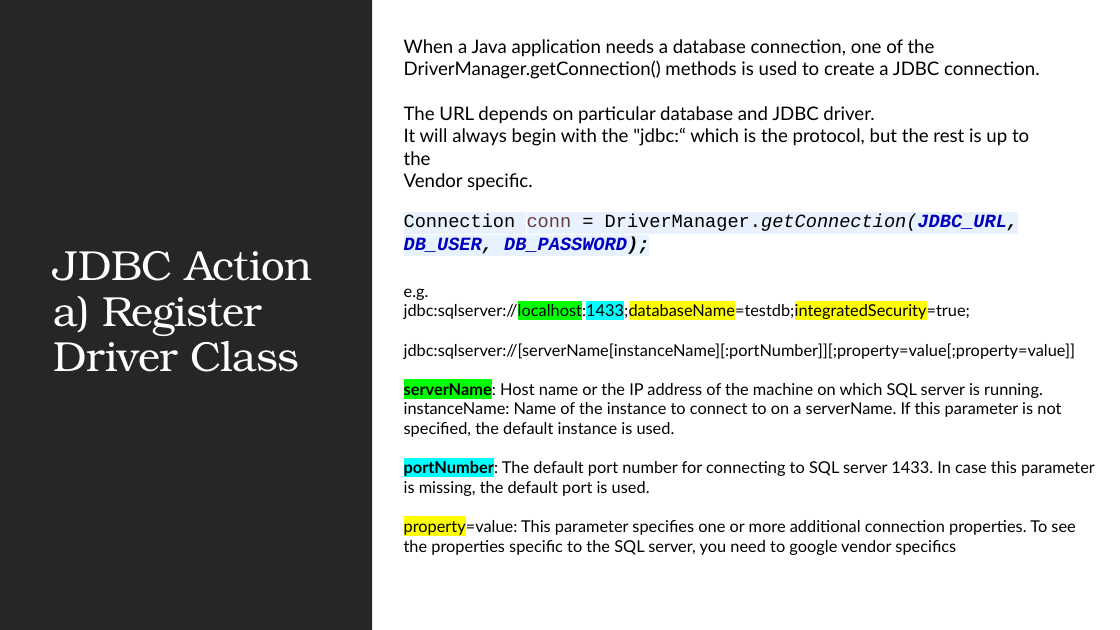
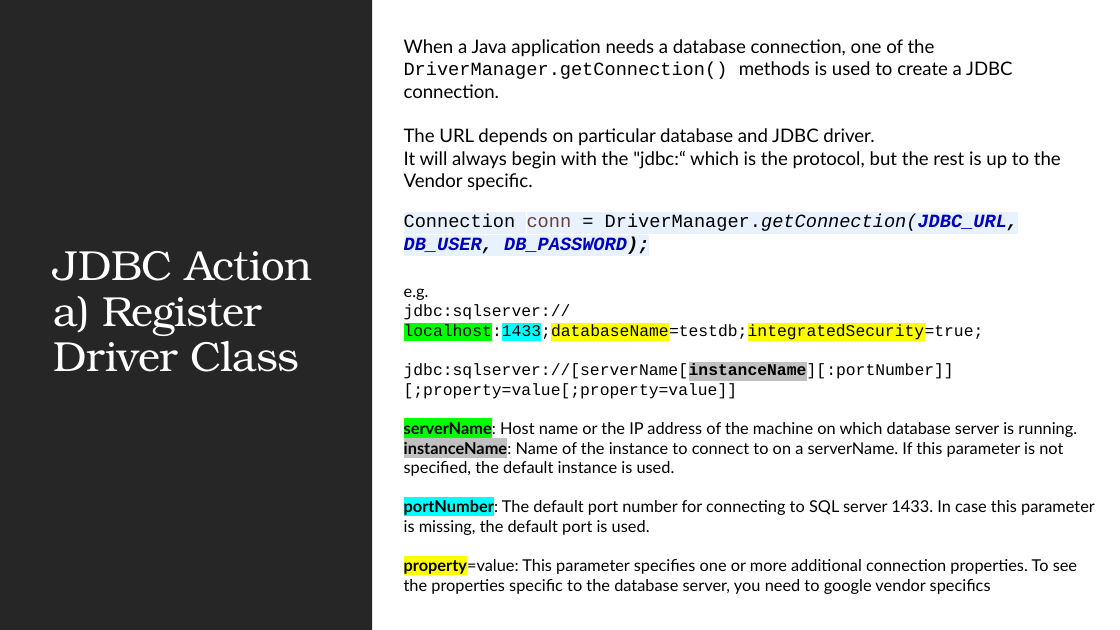
Before and after one commit to JSS-DEVCORE/JdbcExample, a slide deck: slide 8 of docs/JDBC Insights.pptx. Drawn at 1120x630 pixels with LibreOffice and Linux fonts; fonts in the diff are those of the drawing. Boxes give left, top, right and bottom in pixels: in the first picture for what was removed or moved away, otherwise in the second. Text is boxed around its words. In the diff, an @@ line names an element or a change of style, - is before the commit and + after.

```diff
--- a/docs/JDBC Insights.pptx
+++ b/docs/JDBC Insights.pptx
@@ text at [404,61,1012,98]: font Lato to Courier New in "DriverManager.getConnection()" @@
@@ text at [404,304,1063,476]: font Lato to Courier New in "jdbc:sqlserver://localhost:1433;databaseName=testdb;integrat ...", "jdbc:sqlserver://[serverName[instanceName][:portNumber]][;pr ..."; highlight none to #C0C0C0, bold on in "jdbc:sqlserver://[serverName[instanceName][:portNumber]][;pr ...", "instanceName:" @@
@@ text at [404,420,1077,438]: text changed @@
-serverName: Host name or the IP address of the machine on which SQL server is running.
+serverName: Host name or the IP address of the machine on which database server is running.
@@ text at [404,558,1077,594]: text changed @@
-property=value: This parameter specifies one or more additional connection properties. To see the properties specific to the SQL server, you need to google vendor specifics
+property=value: This parameter specifies one or more additional connection properties. To see the properties specific to the database server, you need to google vendor specifics
```
Also in this commit, not shown: 4 other slides changed, 1 slide added, 40 other files.
